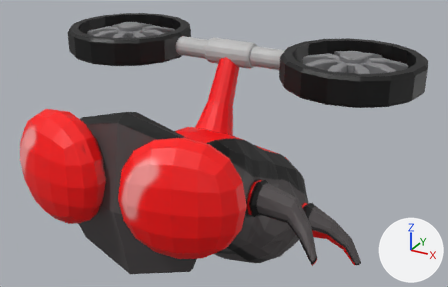
The Blender file Models/fly.blend, before and after one commit.
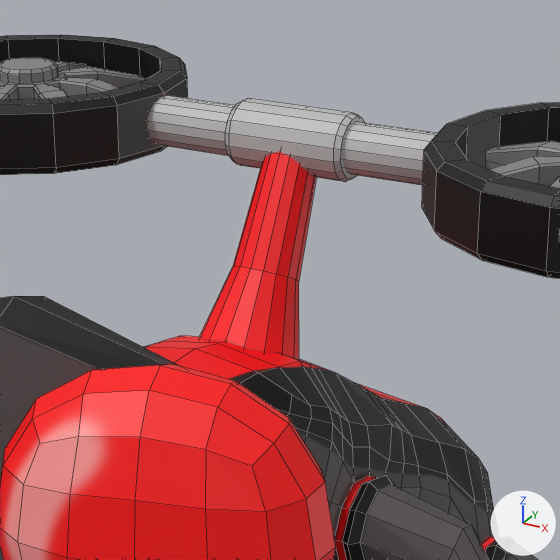
Each version is shown whole from a 50 mm camera at (1.31, -2.9, 2.08) aimed at (0.04, -0.6, 0.93), then close up on the part from 27% to 74% of the width and 0% to 74% of the height. Lighting does not change. The marker at lower right points along +X, +Y and +Z. The close-ups show mesh edges as thin lines.

The older version as bpy lines, for what is in view:
```python
mat_material_001 = principled_material('Material.001')
mat_material_001.base_color = (0.5, 0.5, 0.5)  # grey #bcbcbc
me_cube_005 = bpy.data.meshes.new('Cube.005')
me_cube_005.from_pydata(...)  # 838 vertices, 818 faces; spans x -0.669..0.669, y -0.582..0.905, z -0.684..0.513
me_cube_005.materials.append(mat_body)  # picture img_body
me_cylinder = bpy.data.meshes.new('Cylinder')
me_cylinder.from_pydata(...)  # 336 vertices, 308 faces; spans x -0.87..0.87, y -0.3..0.3, z -0.06..0.06
# faces by material slot: [192, 116]
me_cylinder.materials.append(mat_ring)  # picture img_ring_and_connector
me_cylinder.materials.append(mat_material_001)  # grey #bcbcbc
me_cylinder_013 = bpy.data.meshes.new('Cylinder.013')
me_cylinder_013.from_pydata(...)  # 336 vertices, 306 faces; spans x -0.232..0.232, y -0.232..0.232, z -0.068..0.068
me_cylinder_013.materials.append(mat_propeller)  # picture img_propeller_texture
ob_cube = bpy.data.objects.new('Cube', me_cube_005)
ob_cube.location = (0.0, -0.862, 0.831)
ob_cylinder = bpy.data.objects.new('Cylinder', me_cylinder)
ob_cylinder.location = (0.0, -0.445, 1.321)
ob_cylinder_004 = bpy.data.objects.new('Cylinder.004', me_cylinder_013)
ob_cylinder_004.location = (-0.572, -0.445, 1.321)
# also in view: 'Cylinder.005' at (0.57, -0.44, 1.32)
```
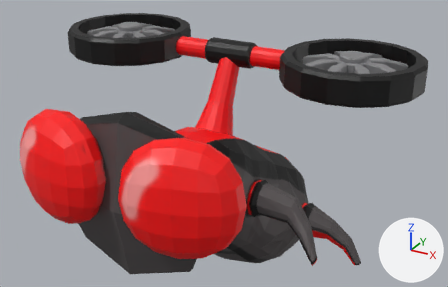
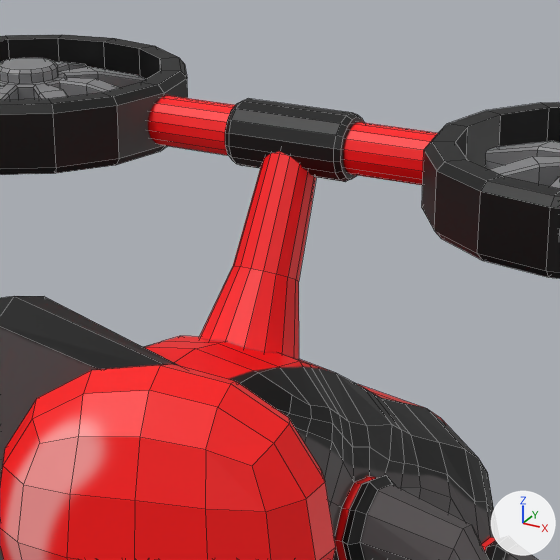
Changed parts and their boxes (x1, y1, x2, y2) in the close-ups (560 x 560 px):
'Cylinder', surface changed
    both: (144, 92, 501, 188)

The change, as a list of edits to the scene's bpy script:
```text
Add img_connector_textures:
    img_connector_textures = load_image('Connector Textures', '_unpacked/Connector_Textures', 2048, 2048, 'sRGB')
Change mat_material_001:
    remove mat_material_001.base_color = (0.5, 0.5, 0.5)  # grey #bcbcbc
    add mat_material_001.texture = img_connector_textures
```
